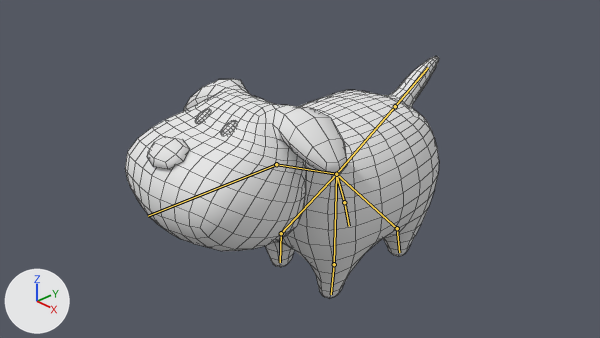
A saved change to the Blender file Assets/Graphics/Models/Pet_Dog_08.blend.
Both versions are drawn from the file's camera 'Camera'. The lights are fixed; the arrows at lower left show +X, +Y and +Z. The bones that bend it are drawn over the model as lines. Mesh edges are drawn as thin lines.

The first picture shows 'Dog'.
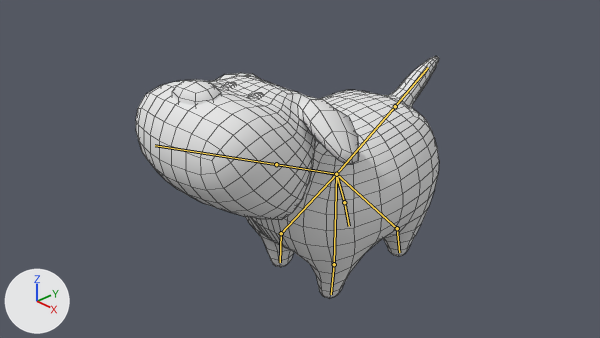
The newer file adds an action. The first version stands in its rest pose; the second is drawn at frame 10 of the action 'shower'.

Location of each change, [x1, y1, x2, y2] in pixels of the pictures (600 x 338 px):
'Dog', posed: before [125, 56, 439, 298]; after [136, 56, 439, 298]
bone 'Bone.002', root to tip: before (276, 164) to (148, 216); after (276, 164) to (155, 145)

The change in detail:
Bone 'Bone.002' (bone_bone_002) turns from (0, 0, 0) to (-25, 0, 0) degrees about its own x, y and z.
